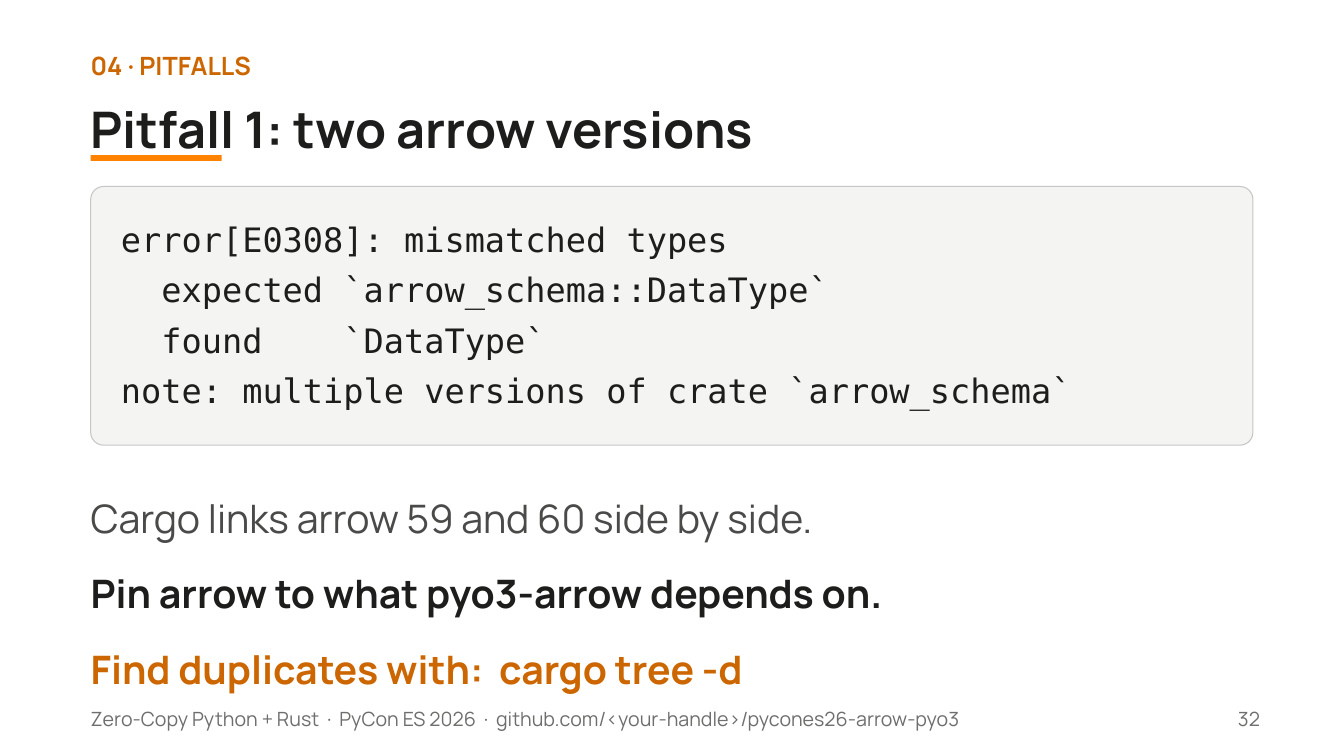
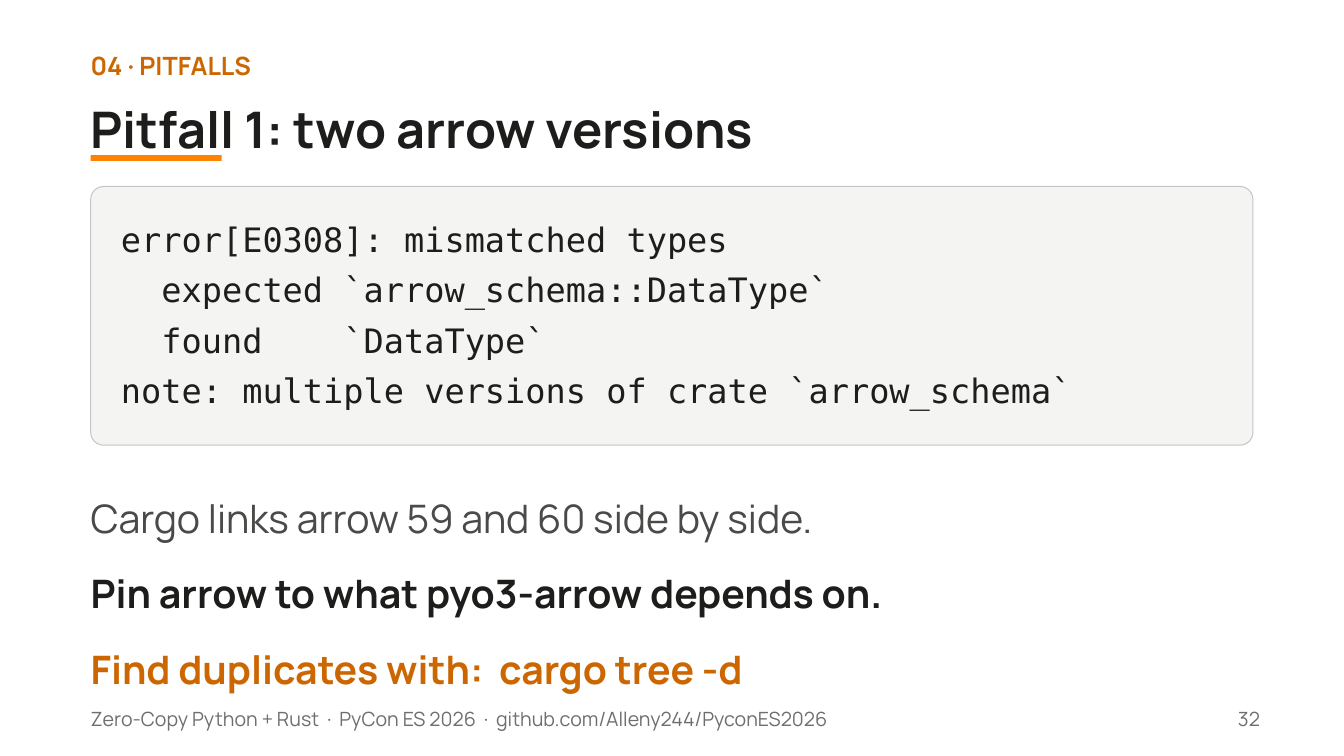
Before and after one commit to Alleny244/PyconES2026, a slide deck: slide 32 of slides/pycones2026-zero-copy-python-rust.pptx. Drawn at 1344x756 pixels with LibreOffice and Linux fonts; fonts in the diff are those of the drawing. Boxes give left, top, right and bottom in pixels: in the first picture for what was removed or moved away, otherwise in the second. Text is boxed around its words. In the diff, an @@ line names an element or a change of style, - is before the commit and + after.

Commit message:
Prepared Demo and slides for PyconES26:V2

```diff
--- a/slides/pycones2026-zero-copy-python-rust.pptx
+++ b/slides/pycones2026-zero-copy-python-rust.pptx
@@ text at [91, 711, 827, 731]: text changed @@
-Zero-Copy Python + Rust · PyCon ES 2026 · github.com/<your-handle>/pycones26-arrow-pyo3
+Zero-Copy Python + Rust · PyCon ES 2026 · github.com/Alleny244/PyconES2026
```
Also in this commit, not shown: 38 other slides changed, 4 other files.
